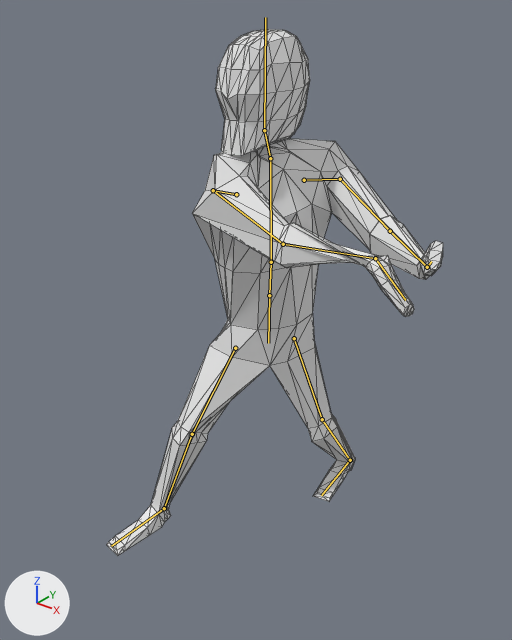
Renders of the Blender file blender/rigged_player.blend from each side of a commit.
Both versions are drawn from a 50 mm camera at (7.59, -9.74, 10.17) aimed at (0.46, -0.82, 4.64). The axes (+X, +Y, +Z) are drawn at lower left. The lights are the same throughout. Both versions are drawn at frame 20 of the action 'Hit2'; the numbers are the values there. The bones that bend it are drawn over the model as lines. Mesh edges are drawn as thin lines.
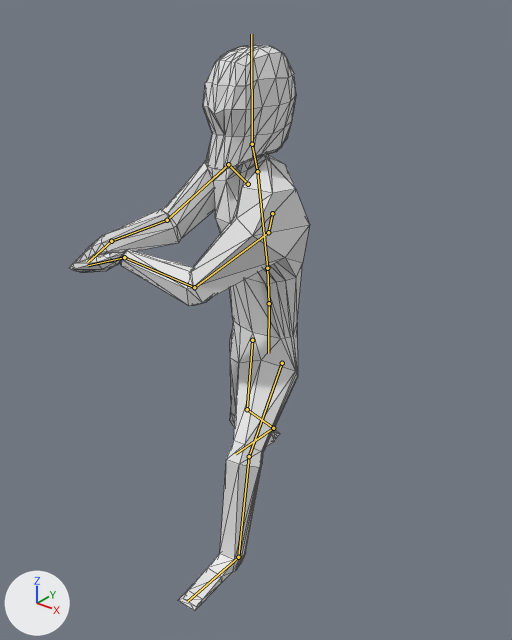
The change in detail:
Bone 'Hips.Control' (bone_hips_control) moves from (0.0, -0.48, 0.01) to (0.0, -0.7, 0.01).
Bone 'Hips.Control' (bone_hips_control) turns from (4, 56, 0) to (-3, -23, 3) degrees about its own x, y and z.
Bone 'Chest' (bone_chest) turns from (11, 70, 9) to (12, -32, -7) degrees about its own x, y and z.
Bone 'Pec.R' (bone_pec_r) turns from (34, -1, -7) to (29, -8, -6) degrees about its own x, y and z.
Bone 'Hand.Control.L' (bone_hand_control_l) moves from (1.15, -0.92, 0.51) to (1.69, -5.83, 2.13).
Bone 'Hand.Control.L' (bone_hand_control_l) turns from (119, -27, -94) to (25, 25, -150) degrees about its own x, y and z.
Bone 'LowerLeg.Control.L' (bone_lowerleg_control_l) moves from (-0.01, 1.86, -0.11) to (0.08, -2.14, -0.11).
Bone 'LowerLeg.Control.L' (bone_lowerleg_control_l) turns from (2, 1, -1) to (9, -2, 2) degrees about its own x, y and z.
Bone 'Hand.Control.R' (bone_hand_control_r) moves from (-0.99, -7.16, 1.08) to (-1.47, -2.46, 2.1).
Bone 'Hand.Control.R' (bone_hand_control_r) turns from (9, -21, 139) to (12, -4, 41) degrees about its own x, y and z.
Bone 'LowerLeg.Control.R' (bone_lowerleg_control_r) moves from (0.09, -1.94, -0.45) to (0.09, 1.86, -0.45).
Bone 'LowerLeg.Control.R' (bone_lowerleg_control_r) turns from (4, -3, 0) to (4, -3, -1) degrees about its own x, y and z.

Boxes [x1, y1, x2, y2] around the edits, measured in the pictures (512 x 640 px):
'Cube.001', posed (28% narrower, 7% taller)
    before: [107, 29, 443, 556]
    after: [69, 45, 310, 611]
bone 'Chest', root to tip
    before: (271, 262) to (270, 158)
    after: (267, 268) to (257, 171)
bone 'Pec.R', root to tip
    before: (236, 194) to (213, 190)
    after: (248, 184) to (228, 164)
